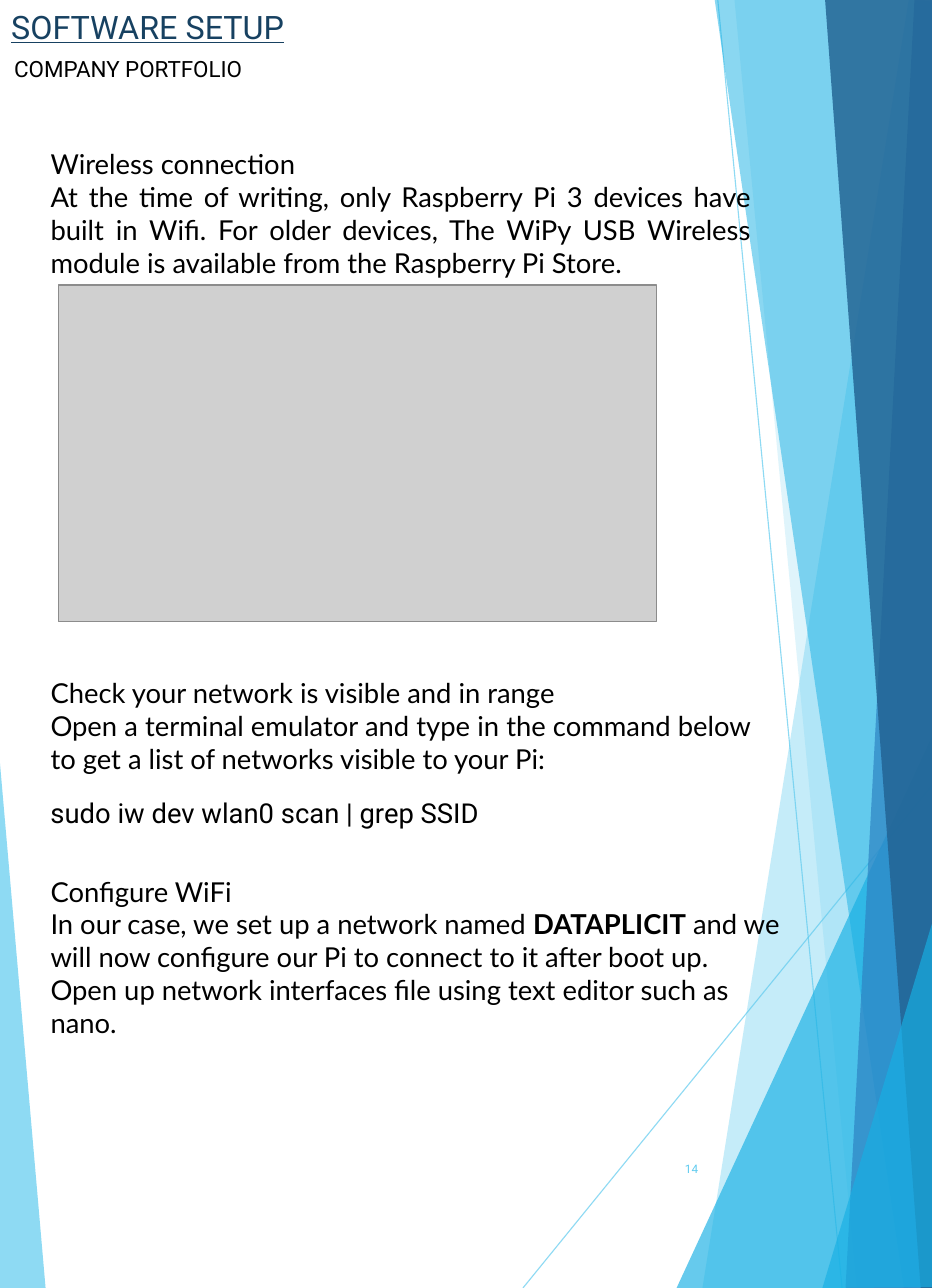
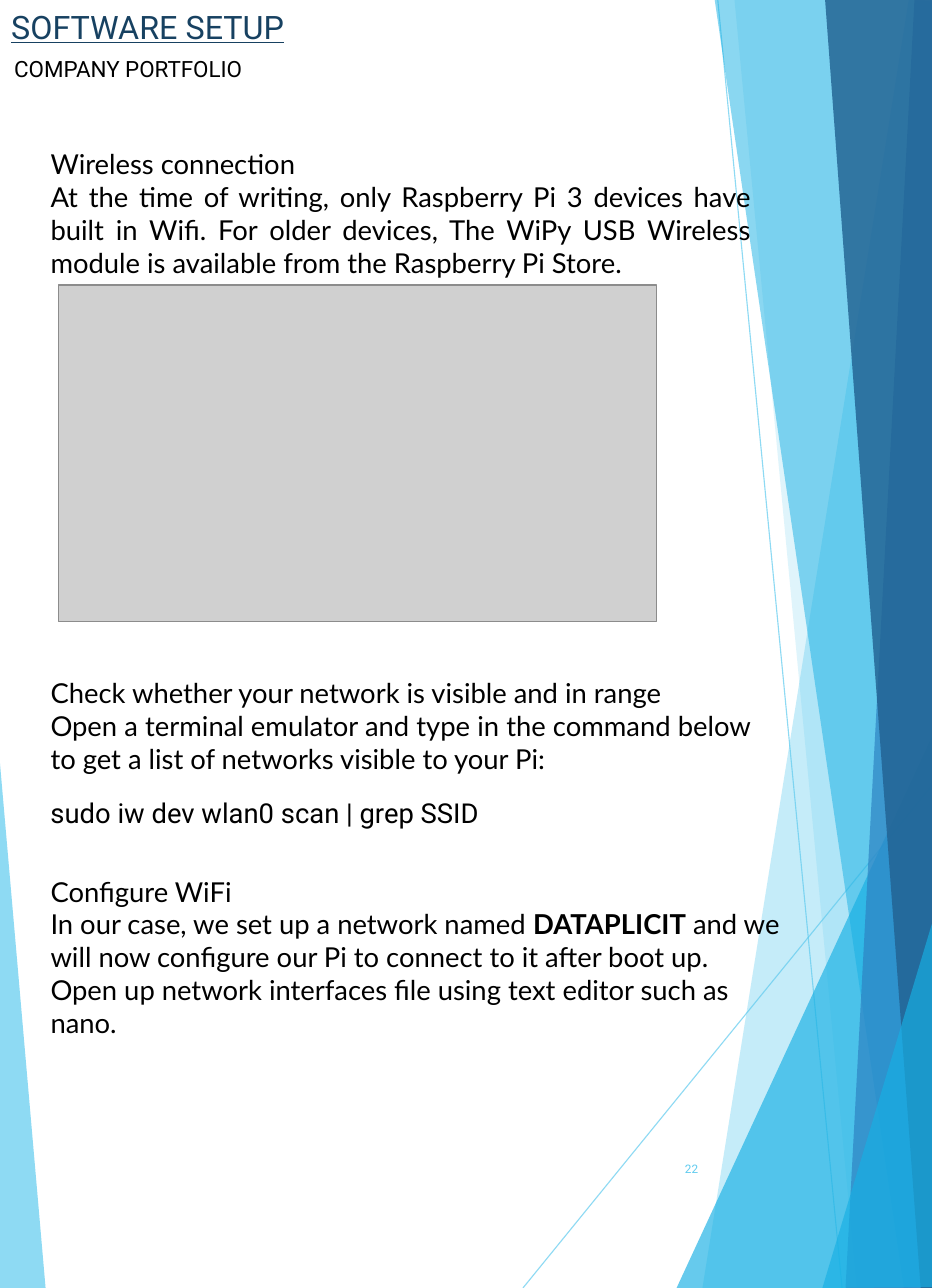
Before and after one commit to itsharsh/SmartMirror-RaspberryPi, a slide deck: slide 22 of Smart Mirror Manual.pptx (slide 14 before the commit). Drawn at 932x1288 pixels with LibreOffice and Linux fonts; fonts in the diff are those of the drawing; grey boxes stand for pictures. Boxes give left, top, right and bottom in pixels: in the first picture for what was removed or moved away, otherwise in the second. Text is boxed around its words. In the diff, an @@ line names an element or a change of style, - is before the commit and + after.

```diff
--- a/Smart Mirror Manual.pptx
+++ b/Smart Mirror Manual.pptx
@@ text at (51,682,661,708): text changed @@
-Check your network is visible and in range
+Check whether your network is visible and in range
@@ page number at (685,1164,698,1173): text changed @@
-14
+22
```
Also in this commit, not shown: 7 other slides changed, 8 slides added, 2 slides removed.
